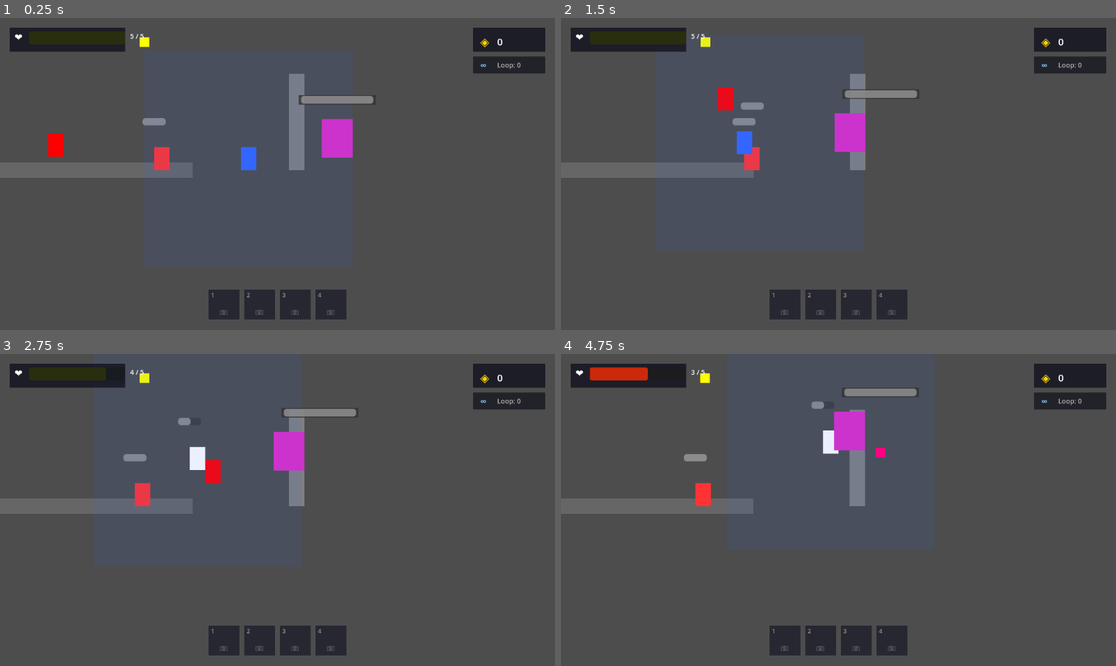
Above: before the commit, frames 1-4 (two rows, left to right).
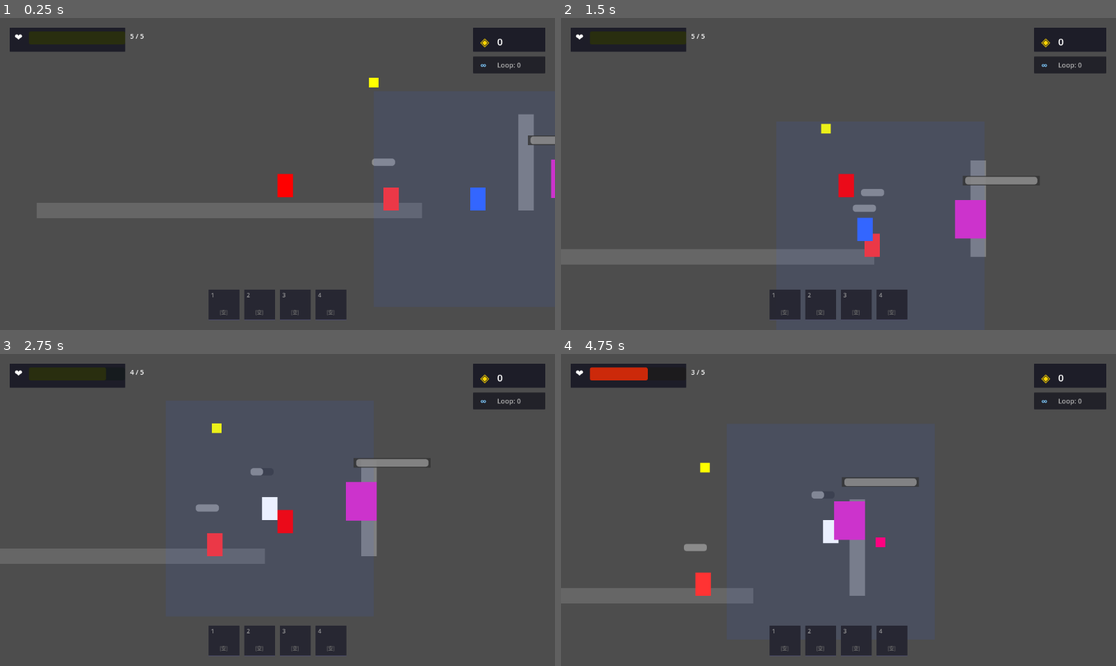
Above: after the commit, the same moments.

Repository: qq554597352/infinity-exe
Game: Godot game, scene res://scenes/levels/test_level.tscn
The game is run twice, just before and just after one commit, with the same random seed, the same clock (stepped at 60 frames per second) and the same inputs. This scene is started directly instead of the project's main scene.
Inputs:
- Up to frame 1 (0.25 s): no input
- Up to frame 2 (1.5 s): hold D (move_right) from 0.53 s (still down); tap J (attack) at 0.6 s; tap Space (jump) at 0.77 s; tap E (grapple) at 1.35 s
- Up to frame 3 (2.75 s): tap Space (jump) at 1.52 s; release D (move_right) at 2.03 s; hold A (move_left) from 2.03 s (still down); tap J (attack) at 2.1 s
- Up to frame 4 (4.75 s): release A (move_left) at 2.78 s; hold D (move_right) 2.78-4.28 s; tap E (grapple) at 2.85, 4.35 s; tap Space (jump) at 3.02, 3.77, 4.52 s; tap J (attack) at 3.6 s; hold A (move_left) from 4.28 s (still down)

The runs differ from the first frame. In frame 1, 9.5% of the frame differs, in the area x 0-100%, y 6-65%; in frame 2, 8.9%; in frame 3, 7.6%; in frame 4, 7.3%.

Commit message:
fix: Fix empty game screen bug
Background ColorRect:
- Removed incorrect offset (-600) that was pushing background off-screen
- Reset offsets to 0 for proper full-screen coverage
- Changed color from nearly-black to visible gray-blue

Camera2D:
- Removed hard limits to allow free camera follow
- Camera now smoothly follows player anywhere

This should fix the completely black screen issue when starting the game.

Diff:
--- a/scenes/levels/main_level.tscn
+++ b/scenes/levels/main_level.tscn
@@ -52,13 +52,13 @@
 anchors_preset = 15
 anchor_right = 1.0
 anchor_bottom = 1.0
-offset_left = -600.0
-offset_top = -50.0
-offset_right = 600.0
-offset_bottom = 850.0
+offset_left = 0.0
+offset_top = 0.0
+offset_right = 0.0
+offset_bottom = 0.0
 grow_horizontal = 2
 grow_vertical = 2
-color = Color(0.08, 0.08, 0.12, 1)
+color = Color(0.15, 0.15, 0.2, 1)
 
 # ============ 玩家 ============
 [node name="Player" parent="." instance=ExtResource("1")]
--- a/scenes/player/player.tscn
+++ b/scenes/player/player.tscn
@@ -17,13 +17,11 @@
 
 [node name="Camera2D" type="Camera2D" parent="."]
 current = true
-limit_left = 0
-limit_top = 0
-limit_right = 1200
-limit_bottom = 800
 smoothing_enabled = true
 
 [node name="ColorRect" type="ColorRect" parent="."]
+offset_left = 0.0
+offset_top = 0.0
 offset_right = 32.0
 offset_bottom = 48.0
 color = Color(1, 0, 0, 1)
